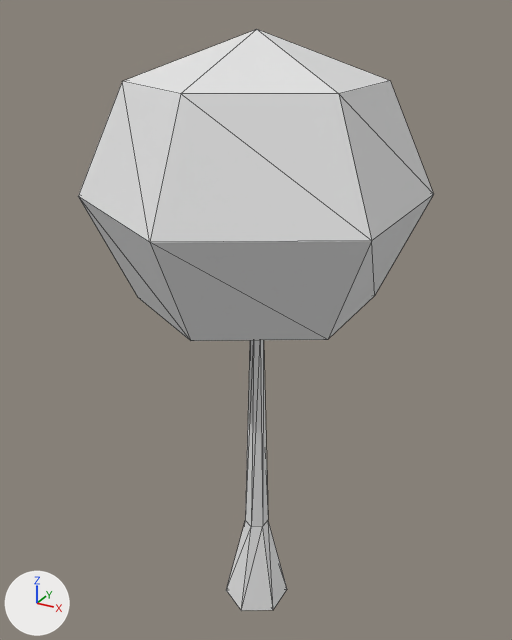
The glTF model assets/blueprints/comaticha.glb as it was, and as the next commit left it.
Rendered twice from a 50 mm camera at (0.194, -0.354, 0.395) aimed at (-0.005, 0.008, 0.214). Arrows for +X, +Y and +Z are at lower left; the lights stay in place. The first picture is the older version. Mesh edges are drawn as thin lines. Where no turn or scale is listed for an object, it has been applied to the vertices.

In view in the first picture: 'comaticha'.
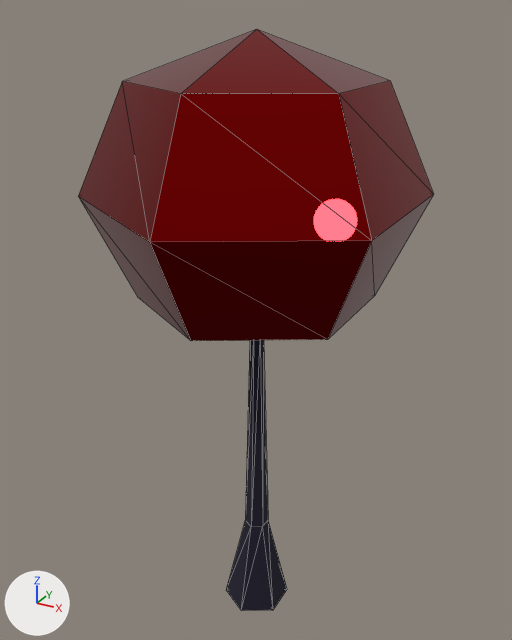
The edits, one by one:
Picture 'comaticha_texture' (img_comaticha_texture) is new.
Picture 'comaticha_other' (img_comaticha_other) is new.
Material 'comaticha_material' (mat_comaticha_material) is new.
Uses the picture img_comaticha_other.
Uses the picture img_comaticha_texture.
me_sphere_003 has 38 vertices, 72 faces and spans x -0.089..0.089, y -0.102..0.102, z -0.297..0.089.
me_sphere_003 gains material mat_comaticha_material.

What differs and where, as boxes (x1, y1, x2, y2) in the pictures (512 x 640 px):
'comaticha', recoloured (white to red)
    both: (78, 29, 434, 611)
